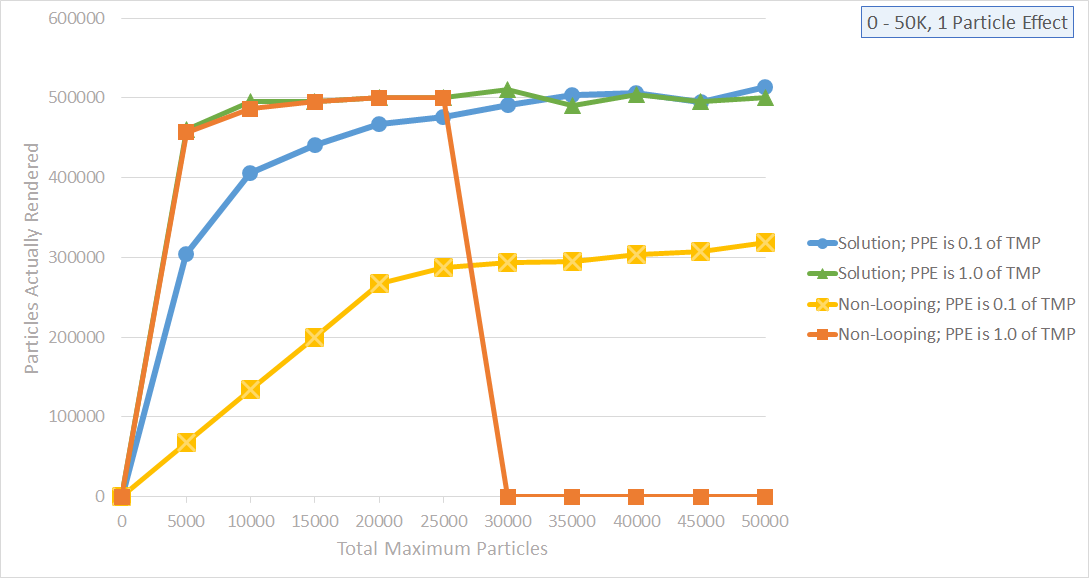
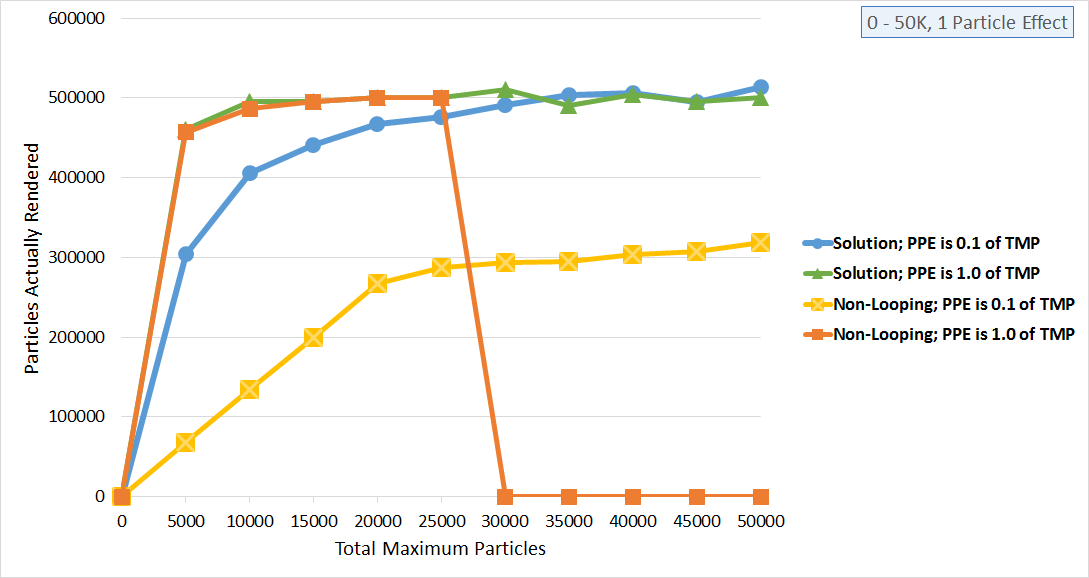
Layers edited between the first and the second w=1089, h=578 image:
added layer "Layer 3" above "Layer 2" over [23, 12, 1076, 555]
